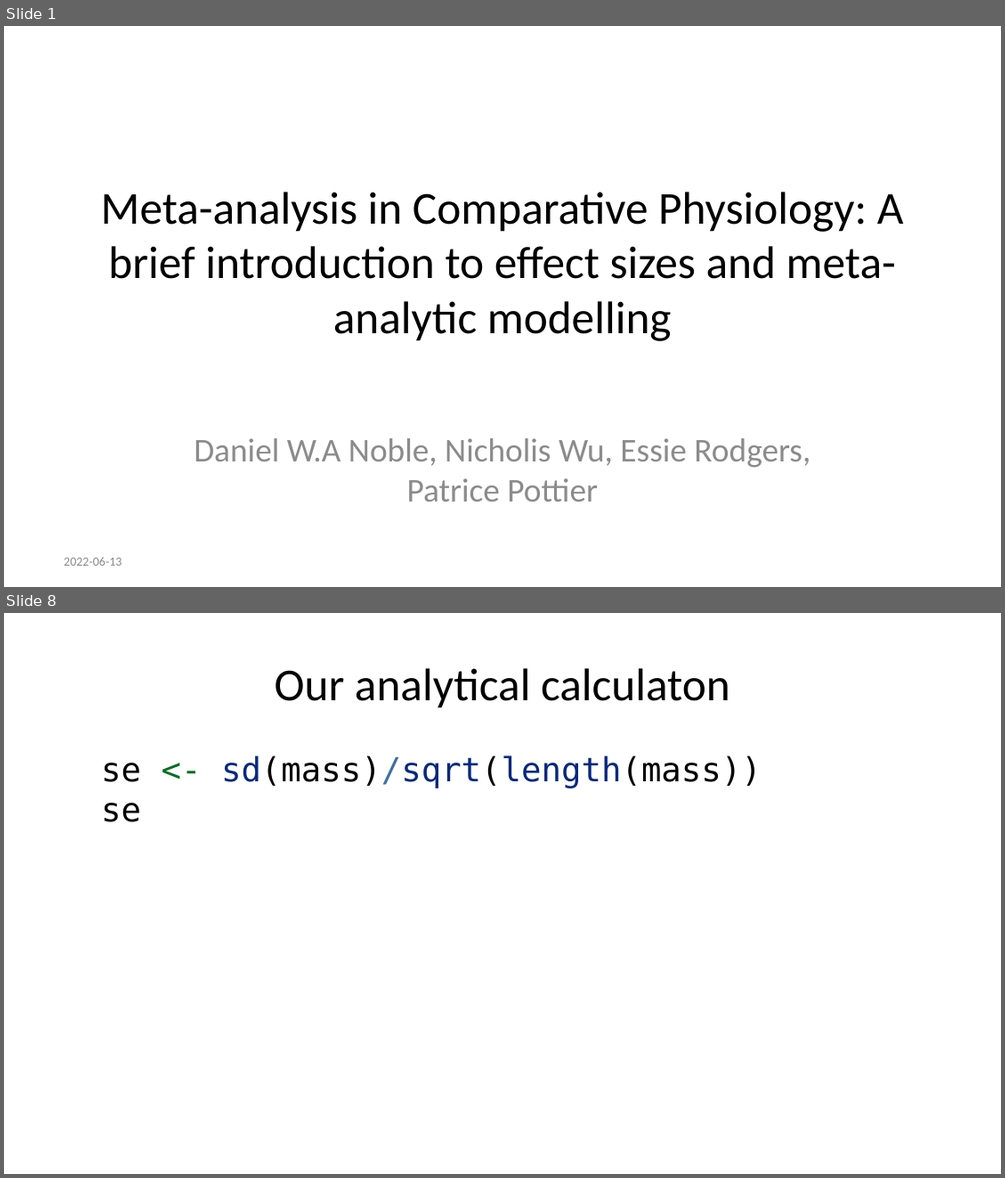
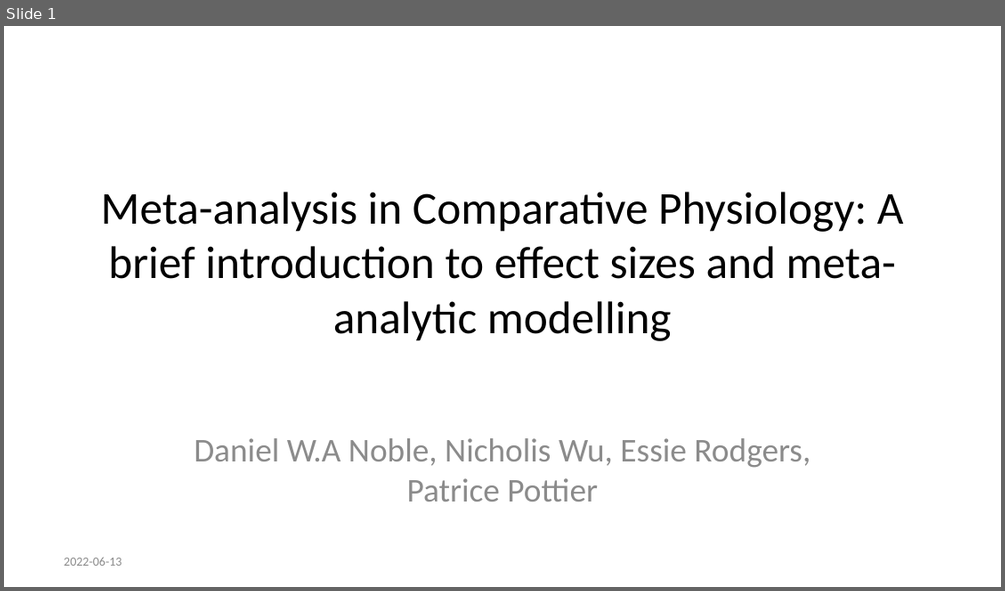
Before and after one commit to daniel1noble/meta-workshop, a slide deck: slides/code_slides.pptx. Shown one above the other, each under a label of ours: slides 1 and 8 before the commit, slide 1 after it; the slides between them are not shown. The pictures are 1005x1178 and 1005x591 pixels, drawn with LibreOffice and Linux fonts; fonts in the diff are those of the drawing. Boxes give left, top, right and bottom in pixels: in the first picture for what was removed or moved away, otherwise in the second. Text is boxed around its words. In the diff, an @@ line names an element or a change of style, - is before the commit and + after.

```diff
--- a/slides/code_slides.pptx
+++ b/slides/code_slides.pptx
@@ slide 8 removed at (4,613,1001,1174), background #FFFFFF @@
@@ title removed at (275,668,730,708) @@
-Our analytical calculaton
@@ text removed at (101,755,761,822) @@
-se <- sd(mass)/sqrt(length(mass))
-se
```
Also in this commit, not shown: 5 slides added, 14 other slides removed, 1 other file.
